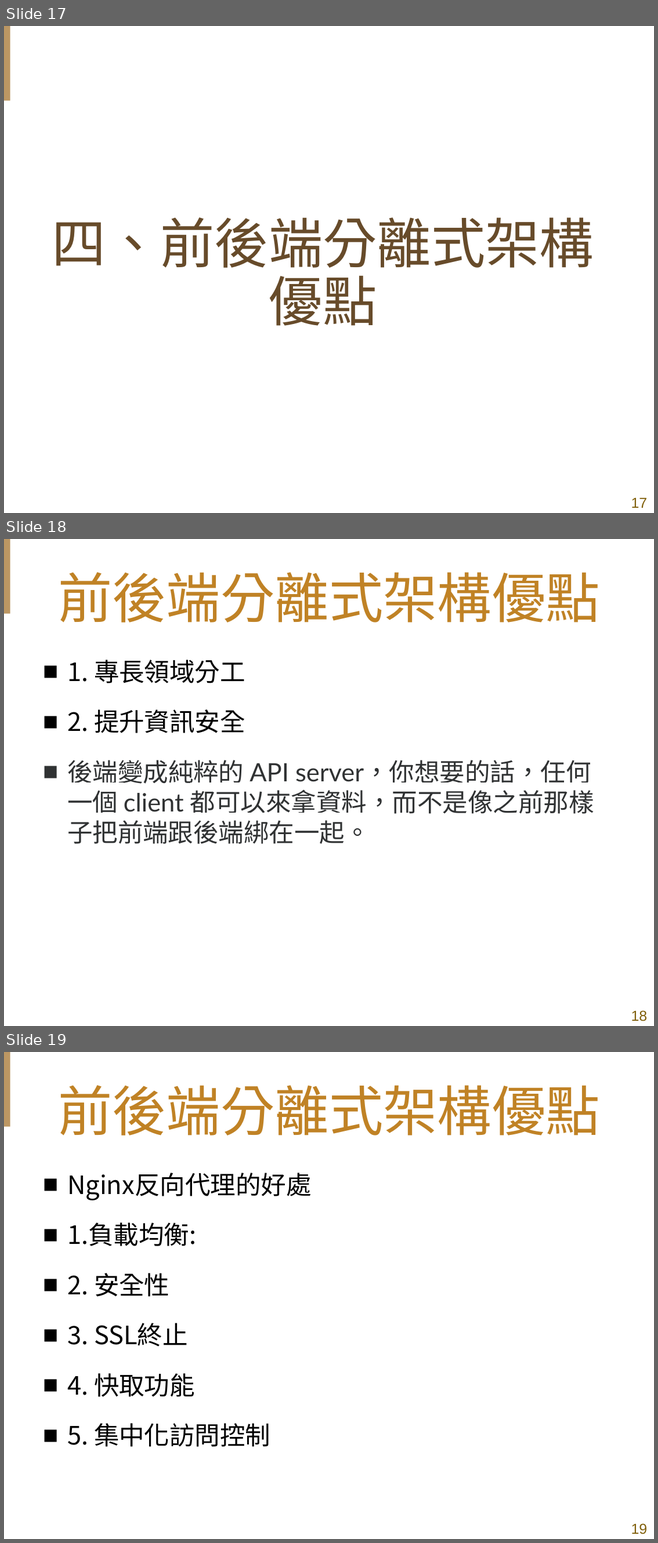
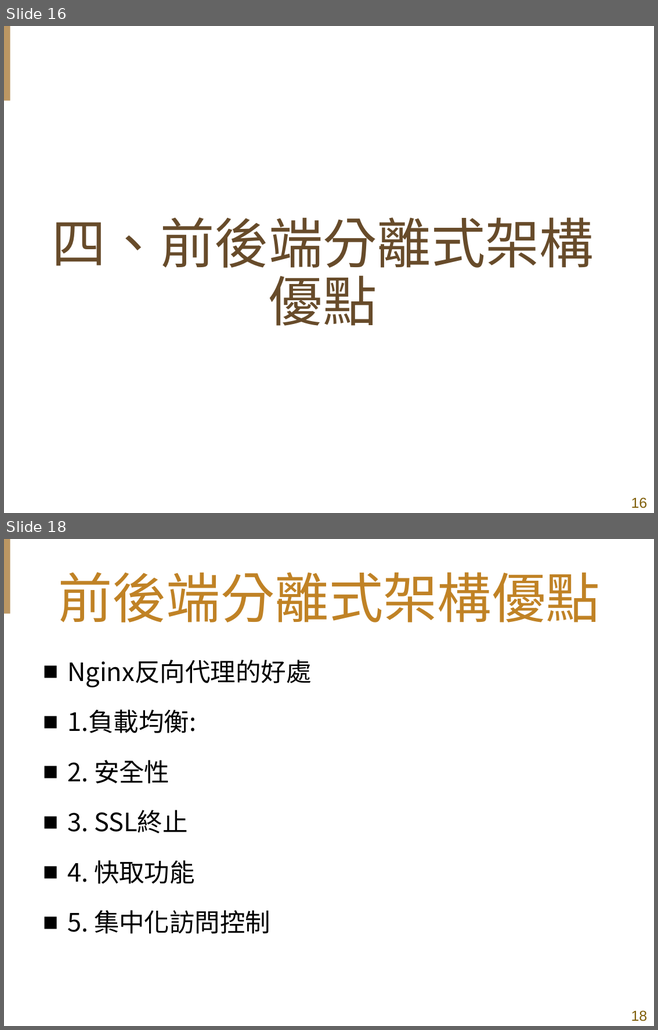
Before and after one commit to shih33/java_atguigu, a slide deck: 期末報告/期末簡報_施詠舜.pptx. Shown one above the other, each under a label of ours: slides 17, 18 and 19 before the commit, slides 16 and 18 after it; the slides between them are not shown. The pictures are 658x1543 and 658x1030 pixels, drawn with LibreOffice and Linux fonts; fonts in the diff are those of the drawing; background and template pictures are left out. Boxes give left, top, right and bottom in pixels: in the first picture for what was removed or moved away, otherwise in the second. Text is boxed around its words. In the diff, an @@ line names an element or a change of style, - is before the commit and + after.

```diff
--- a/期末報告/期末簡報_施詠舜.pptx
+++ b/期末報告/期末簡報_施詠舜.pptx
@@ slide 18 removed at (4,539,654,1026), background #FFFFFF; not listed: 2 template elements that a slide beside it also shows @@
@@ title removed at (58,572,599,623) @@
-前後端分離式架構優點
@@ text removed at (67,660,594,844) @@
-■ 1. 專長領域分工
-■ 2. 提升資訊安全
-■ 後端變成純粹的 API server，你想要的話，任何一個 client 都可以來拿資料，而不是像之前那樣子把前端跟後端綁在一起。
@@ what was slide 17 is now slide 16 @@
@@ page number at (631,498,647,509): text changed @@
-17
+16
@@ what was slide 19 is now slide 18 @@
@@ page number at (631,1011,647,1022): text changed @@
-19
+18
```
Also in this commit, not shown: 8 slides changed, 1 slide added, 1 other slide removed, 2 other files.
